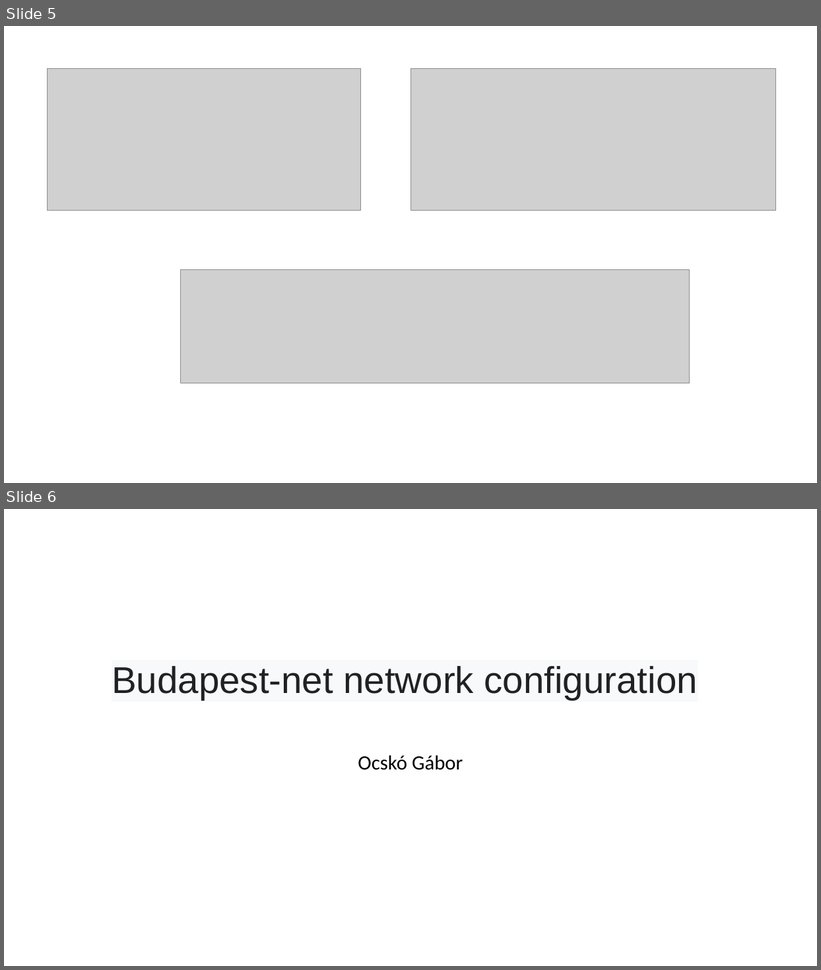
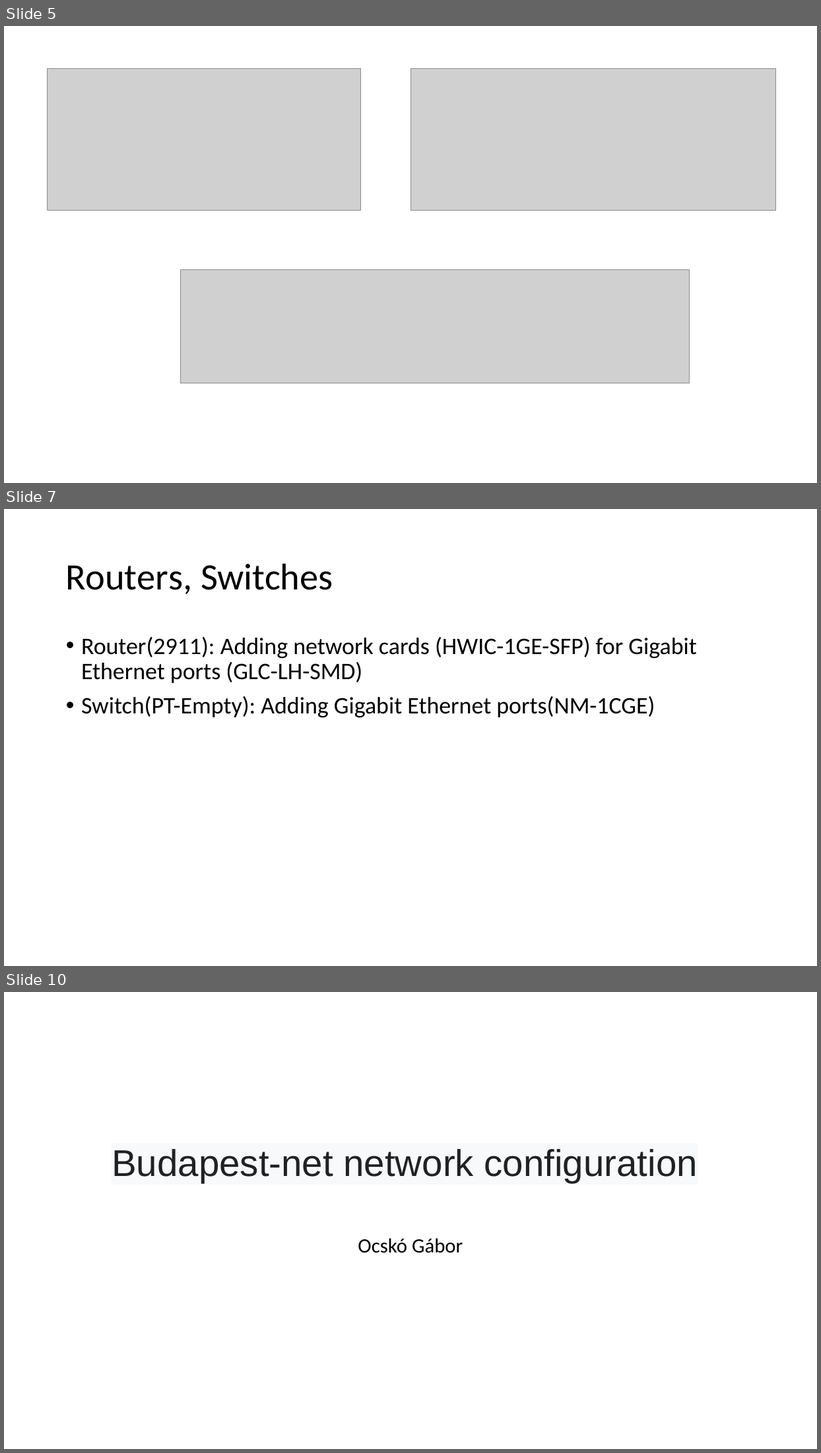
Before and after one commit to I-Izumi/School-project-network, a slide deck: Prezentációk/Projekt_English.pptx. Shown one above the other, each under a label of ours: slides 5 and 6 before the commit, slides 5, 7 and 10 after it; the slides between them are not shown. The pictures are 821x970 and 821x1453 pixels, drawn with LibreOffice and Linux fonts; fonts in the diff are those of the drawing; grey boxes stand for pictures. Boxes give left, top, right and bottom in pixels: in the first picture for what was removed or moved away, otherwise in the second. Text is boxed around its words. In the diff, an @@ line names an element or a change of style, - is before the commit and + after.

```diff
--- a/Prezentációk/Projekt_English.pptx
+++ b/Prezentációk/Projekt_English.pptx
@@ slide 7 added at [4, 509, 817, 966], background #FFFFFF @@
@@ title added at [66, 563, 333, 594], 44 pt, text #000000 @@
+Routers, Switches
@@ text added at [81, 637, 696, 718], 28 pt, text #000000 @@
+• Router(2911): Adding network cards (HWIC-1GE-SFP) for Gigabit Ethernet ports (GLC-LH-SMD)
+• Switch(PT-Empty): Adding Gigabit Ethernet ports(NM-1CGE)
@@ what was slide 6 is now slide 10 @@
```
Also in this commit, not shown: 1 slide changed, 12 other slides added, 1 other file.
